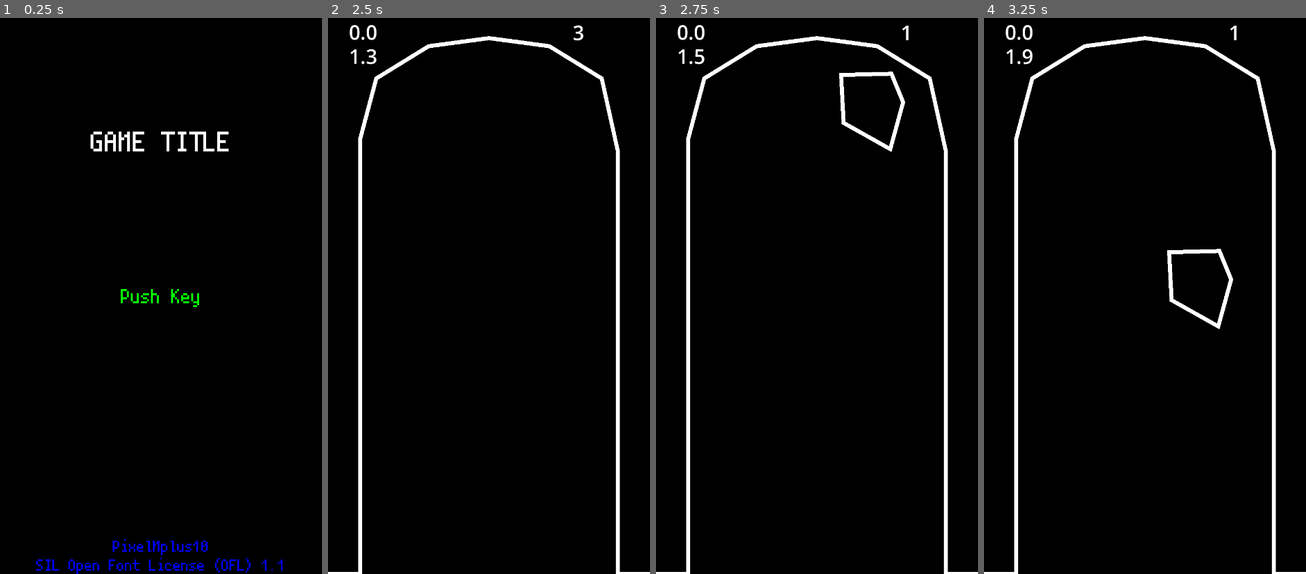
Above: before the commit, frames 1-4 (left to right).
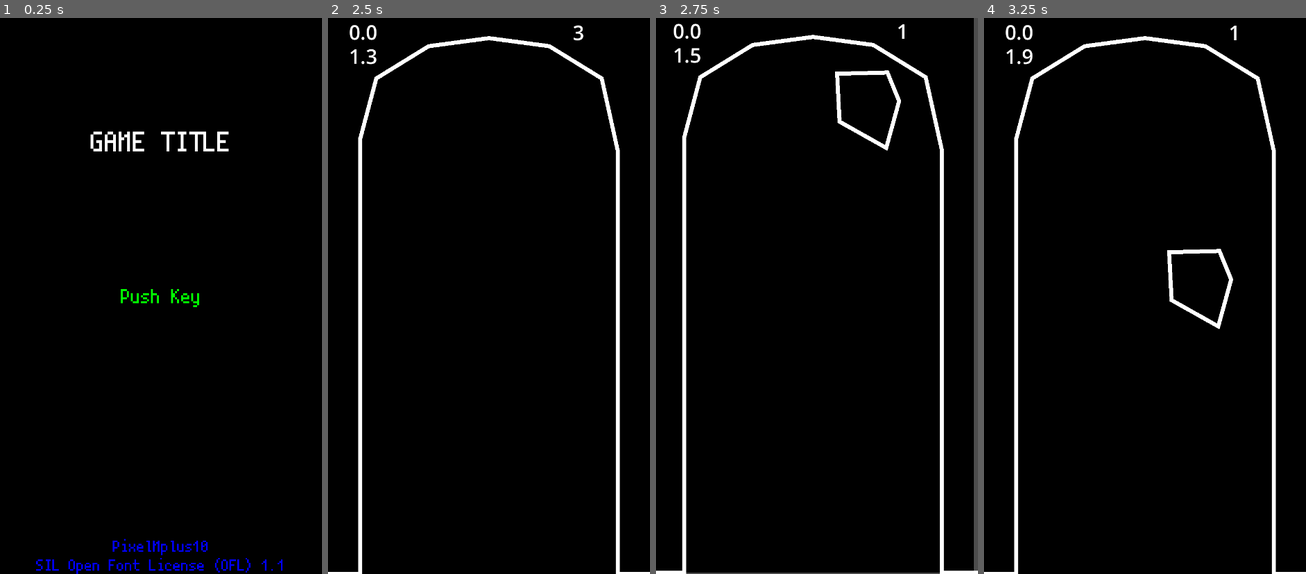
Above: after the commit, the same moments.

Repository: WOCae/L010
Game: Godot game, scene res://Scene/start_game.tscn
Two runs of this game, one before a commit and one after it. Both use one fixed random seed, a clock stepped at 60 frames per second and the inputs below.
Inputs (mouse positions are in pixels of both pictures, inside the frame that each line leads up to):
- Up to frame 1 (0.25 s): no input
- Up to frame 2 (2.5 s): tap Enter (ui_accept) at 0.5, 0.77, 1.52 s; move the mouse to (472, 407) at 0.52 s; hold Up (move_up) 0.53-2.03 s; click (472, 407) at 0.67 s; move the mouse to (389, 218) at 1.27 s; click (389, 218) at 1.42 s; move the mouse to (489, 218) at 2.02 s; hold Left (move_left) from 2.03 s (still down); click (489, 218) at 2.17 s
- Up to frame 3 (2.75 s): keep holding Left (move_left)
- Up to frame 4 (3.25 s): keep holding Left (move_left); move the mouse to (1244, 218) at 2.77 s; click (1244, 218) at 2.92 s; tap Enter (ui_accept) at 3.02 s

Frames 1-2 are identical in both runs. In frame 3, 7.8% of the frame differs, in the area x 0-100%, y 0-100%; in frame 4, nothing differs.

Commit message:
Update player_3.gd

Diff:
--- a/scripts/player_3.gd
+++ b/scripts/player_3.gd
@@ -4,7 +4,7 @@
 
 @export var speed = 380
 @export var Shotcnt = 0.5 #射出間隔
-@export var ShotSpeed = 1000 #速度
+@export var ShotSpeed = 500 #速度
 var cnt = 0
 const Ball = preload("res://Scene/ball.tscn") #ballシーンのプリロード
 
@@ -52,16 +52,26 @@
 #@onready var _camera = $Camera2D # カメラ.
 #var _tShake: float = 0 # 画面揺らすタイマー.
 func _on_player_3_area_entered(area):
-	print(area.name)
+	#print(area.name)
 	if "bullet" in area.name:
-		#ヒットストップ
-		Engine.set_time_scale(0.1)
-		await get_tree().create_timer(0.1).timeout
-		Engine.set_time_scale(1.0)
 
-		Global.life -=1
-		print("ライフ："+str(Global.life))
-		## 画面揺らす
+		if Global.life != 0:
+			#ヒットストップ
+			Engine.set_time_scale(0.1)
+			await get_tree().create_timer(0.1).timeout
+			Engine.set_time_scale(1.0)
+
+			Global.life -=1
+			print("ライフ："+str(Global.life))
+
+			## 画面揺らす
+			Global.damage = true
+
+		else:
+			get_tree().change_scene_to_file("res://Scene/end_game.tscn")
+			pass # Replace with function body.
+
+
 		#_camera.offset = Vector2.ZERO
 		#_tShake -= delta
 		#if _tShake > 0:
@@ -74,7 +84,7 @@
 			#return
 
 
-	if Global.life == 0:
-		# ゲームオーバーになる
+	#if Global.life == 0:
+		## ゲームオーバーになる
 		#get_tree().change_scene_to_file("res://Scene/end_game.tscn")
-		pass # Replace with function body.
+		#pass # Replace with function body.
